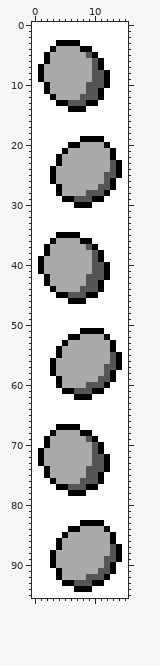
Sprite sheet: gfx/following/egg.png. The picture above is the old version.
The file is 16x96 pixels. Colours within 5 levels of each other are drawn and written as one.
Once edited:
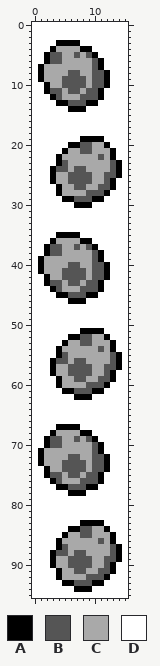
Palette (. is transparent): A #000000  B #555555  C #a9a9a9  D #ffffff
Difference:
@@ x 1..11 @@
  4 DDACCCCAADD
- 5 DACCCCCCBAD
- 6 DACCCCCCCBA
+ 5 DABBCCBCBAD
+ 6 DABBCCCCCBA
  7 ACCCCCCCCBA
- 8 ACCCCCCCCBB
- 9 ACCCCCCCCBB
-10 DACCCCCCBBB
-11 DACCCCCCBBA
-12 DDACCCCBBBA
+ 8 ACCCCBBCCBB
+ 9 ACCCBBBBCBB
+10 DACCBBBBCBB
+11 DABBCBBCBBA
+12 DDABCCCBBBA
 13 DDDAABBBAAD
@@ x 0..15 @@
 19 DDDDDDDDAAAADDDD
-20 DDDDDDAACCCCADDD
-21 DDDDDACCCCCCCADD
-22 DDDDACCCCCCCCADD
-23 DDDDACCCCCCCCBAD
-24 DDDACCCCCCCCCBAD
-25 DDDACCCCCCCCBBAD
-26 DDDACCCCCCCCBADD
-27 DDDDACCCCCCBBADD
+20 DDDDDDAABBCCADDD
+21 DDDDDACCBBCCCADD
+22 DDDDACCCCCCBCADD
+23 DDDDABCCCCCCCBAD
+24 DDDABBCBBCCCCBAD
+25 DDDACCBBBBCCBBAD
+26 DDDACCBBBBCCBADD
+27 DDDDACCBBCCBBADD
 28 DDDDACCCCBBBADDD
@@ x 1..11 @@
 36 DDACCCCAADD
-37 DACCCCCCBAD
-38 DACCCCCCCBA
+37 DABBCCBCBAD
+38 DABBCCCCCBA
 39 ACCCCCCCCBA
-40 ACCCCCCCCBB
-41 ACCCCCCCCBB
-42 DACCCCCCBBB
-43 DACCCCCCBBA
-44 DDACCCCBBBA
+40 ACCCCBBCCBB
+41 ACCCBBBBCBB
+42 DACCBBBBCBB
+43 DABBCBBCBBA
+44 DDABCCCBBBA
 45 DDDAABBBAAD
@@ x 0..15 @@
 51 DDDDDDDDAAAADDDD
-52 DDDDDDAACCCCADDD
-53 DDDDDACCCCCCCADD
-54 DDDDACCCCCCCCADD
-55 DDDDACCCCCCCCBAD
-56 DDDACCCCCCCCCBAD
-57 DDDACCCCCCCCBBAD
-58 DDDACCCCCCCCBADD
-59 DDDDACCCCCCBBADD
+52 DDDDDDAABBCCADDD
+53 DDDDDACCBBCCCADD
+54 DDDDACCCCCCBCADD
+55 DDDDABCCCCCCCBAD
+56 DDDABBCBBCCCCBAD
+57 DDDACCBBBBCCBBAD
+58 DDDACCBBBBCCBADD
+59 DDDDACCBBCCBBADD
 60 DDDDACCCCBBBADDD
@@ x 1..11 @@
 68 DDACCCCAADD
-69 DACCCCCCBAD
-70 DACCCCCCCBA
+69 DABBCCBCBAD
+70 DABBCCCCCBA
 71 ACCCCCCCCBA
-72 ACCCCCCCCBB
-73 ACCCCCCCCBB
-74 DACCCCCCBBB
-75 DACCCCCCBBA
-76 DDACCCCBBBA
+72 ACCCCBBCCBB
+73 ACCCBBBBCBB
+74 DACCBBBBCBB
+75 DABBCBBCBBA
+76 DDABCCCBBBA
 77 DDDAABBBAAD
@@ x 0..15 @@
 83 DDDDDDDDAAAADDDD
-84 DDDDDDAACCCCADDD
-85 DDDDDACCCCCCCADD
-86 DDDDACCCCCCCCADD
-87 DDDDACCCCCCCCBAD
-88 DDDACCCCCCCCCBAD
-89 DDDACCCCCCCCBBAD
-90 DDDACCCCCCCCBADD
-91 DDDDACCCCCCBBADD
+84 DDDDDDAABBCCADDD
+85 DDDDDACCBBCCCADD
+86 DDDDACCCCCCBCADD
+87 DDDDABCCCCCCCBAD
+88 DDDABBCBBCCCCBAD
+89 DDDACCBBBBCCBBAD
+90 DDDACCBBBBCCBADD
+91 DDDDACCBBCCBBADD
 92 DDDDACCCCBBBADDD
